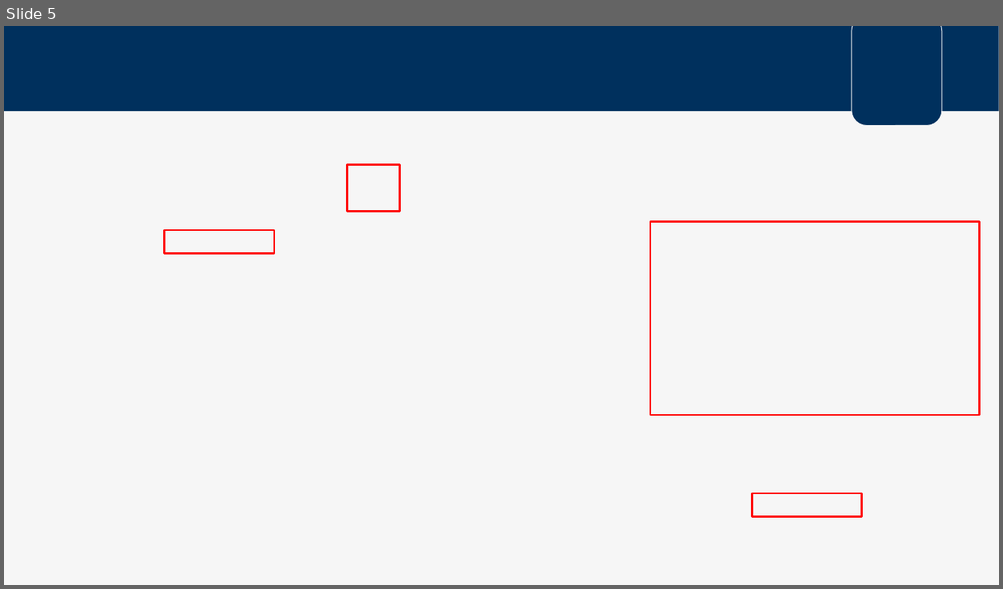
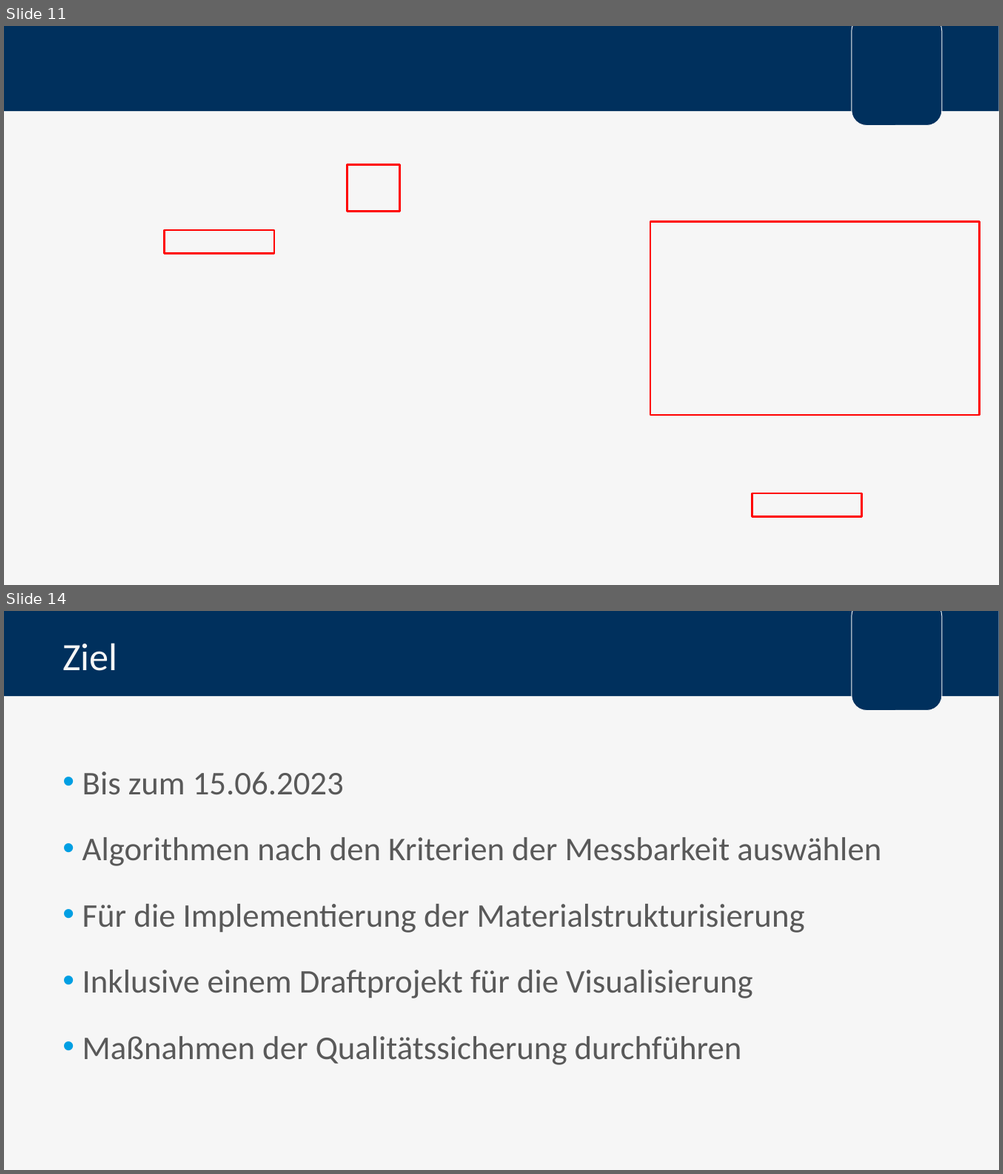
Before and after one commit to FlowBYRN/BaMaterialStandartisation, a slide deck: documents/Verteidigung.pptx. Shown one above the other, each under a label of ours: slide 5 before the commit, slides 11 and 14 after it; the slides between them are not shown. The pictures are 1003x589 and 1003x1174 pixels, drawn with LibreOffice and Linux fonts; fonts in the diff are those of the drawing; background and template pictures are left out. Boxes give left, top, right and bottom in pixels: in the first picture for what was removed or moved away, otherwise in the second. Text is boxed around its words. In the diff, an @@ line names an element or a change of style, - is before the commit and + after.

```diff
--- a/documents/Verteidigung.pptx
+++ b/documents/Verteidigung.pptx
@@ slide 14 added at bbox=[4, 611, 999, 1170], background #F6F6F6; not listed: 2 template elements that a slide beside it also shows @@
@@ title added at bbox=[62, 643, 117, 671], 28 pt, text #F6F6F6 @@
+Ziel
@@ text added at bbox=[82, 772, 881, 1065], 24 pt, text #595959 @@
+• Bis zum 15.06.2023
+• Algorithmen nach den Kriterien der Messbarkeit auswählen
+• Für die Implementierung der Materialstrukturisierung
+• Inklusive einem Draftprojekt für die Visualisierung
+• Maßnahmen der Qualitätssicherung durchführen
@@ what was slide 5 is now slide 11 @@
```
Also in this commit, not shown: 14 slides changed, 21 other slides added, 14 slides removed, 1 other file.
